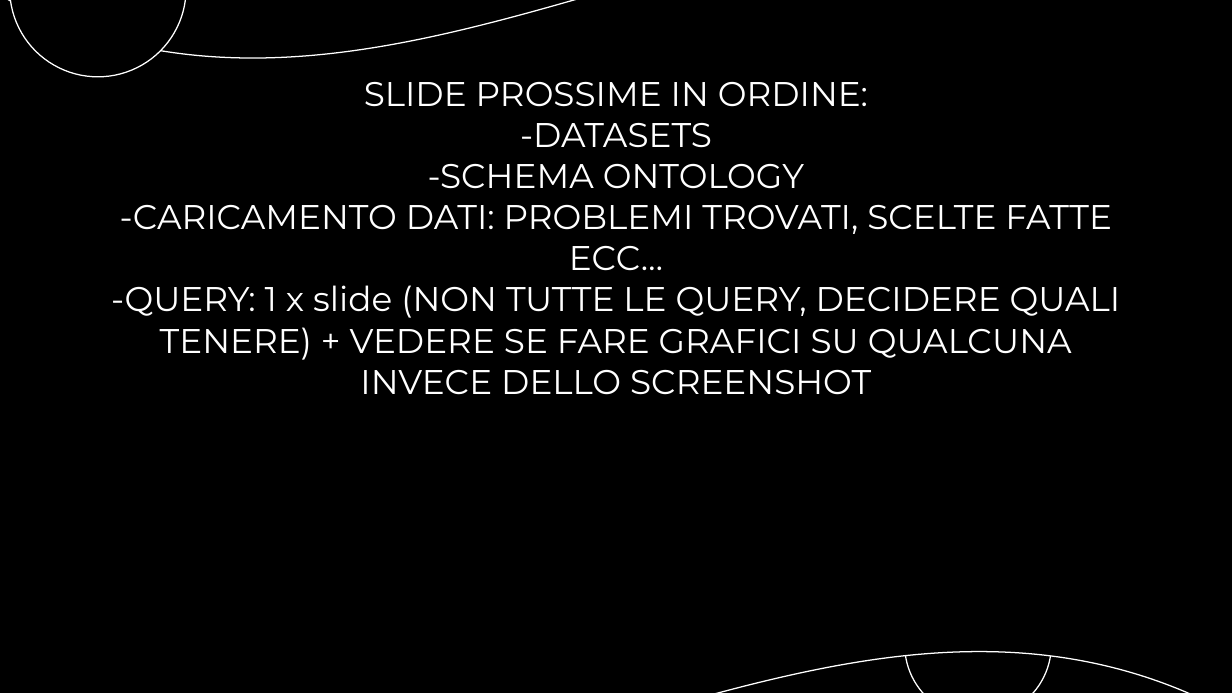
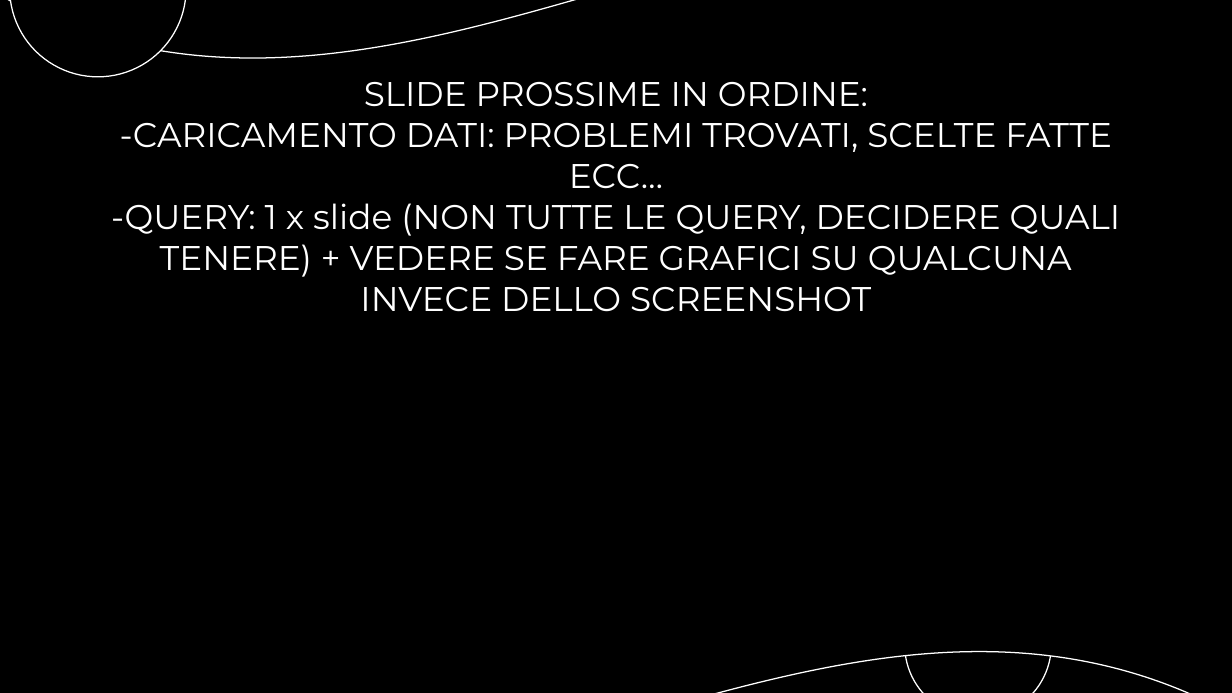
Before and after one commit to GianlucaAntolini/FRANGI_DB2, a slide deck: slide 7 of Presentation/slides.pptx (slide 3 before the commit). Drawn at 1232x693 pixels with LibreOffice and Linux fonts; fonts in the diff are those of the drawing. Boxes give left, top, right and bottom in pixels: in the first picture for what was removed or moved away, otherwise in the second. Text is boxed around its words. In the diff, an @@ line names an element or a change of style, - is before the commit and + after.

```diff
--- a/Presentation/slides.pptx
+++ b/Presentation/slides.pptx
@@ title at (x1=111, y1=82, x2=1121, y2=312): text changed @@
-SLIDE PROSSIME IN ORDINE:
--DATASETS
--SCHEMA ONTOLOGY
--CARICAMENTO DATI: PROBLEMI TROVATI, SCELTE FATTE ECC…
--QUERY: 1 x slide (NON TUTTE LE QUERY, DECIDERE QUALI TENERE) + VEDERE SE FARE GRAFICI SU QUALCUNA INVECE DELLO SCREENSHOT
+SLIDE PROSSIME IN ORDINE:
+-CARICAMENTO DATI: PROBLEMI TROVATI, SCELTE FATTE ECC…
+-QUERY: 1 x slide (NON TUTTE LE QUERY, DECIDERE QUALI TENERE) + VEDERE SE FARE GRAFICI SU QUALCUNA INVECE DELLO SCREENSHOT
```
Also in this commit, not shown: 5 other slides changed, 4 slides added, 18 other files.
